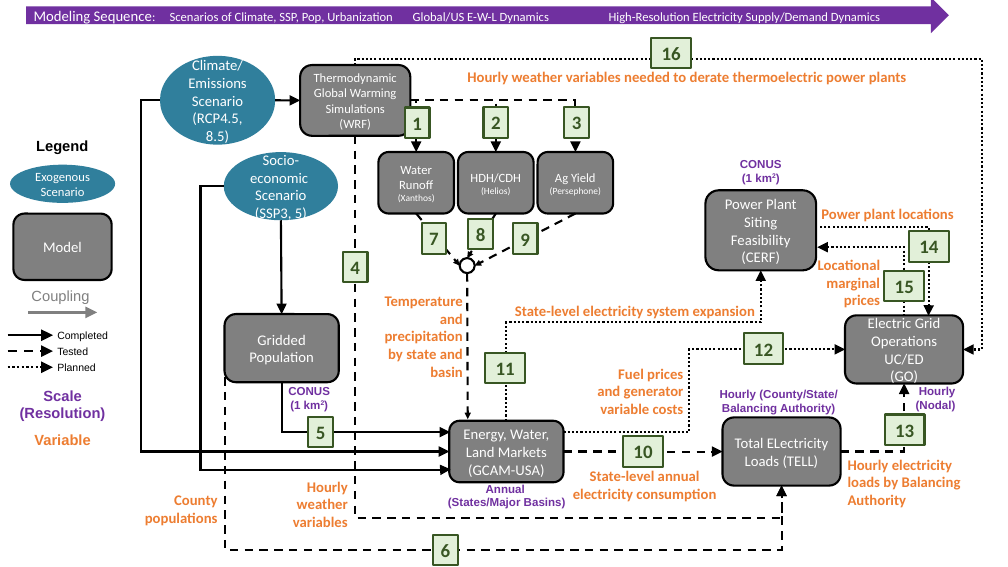
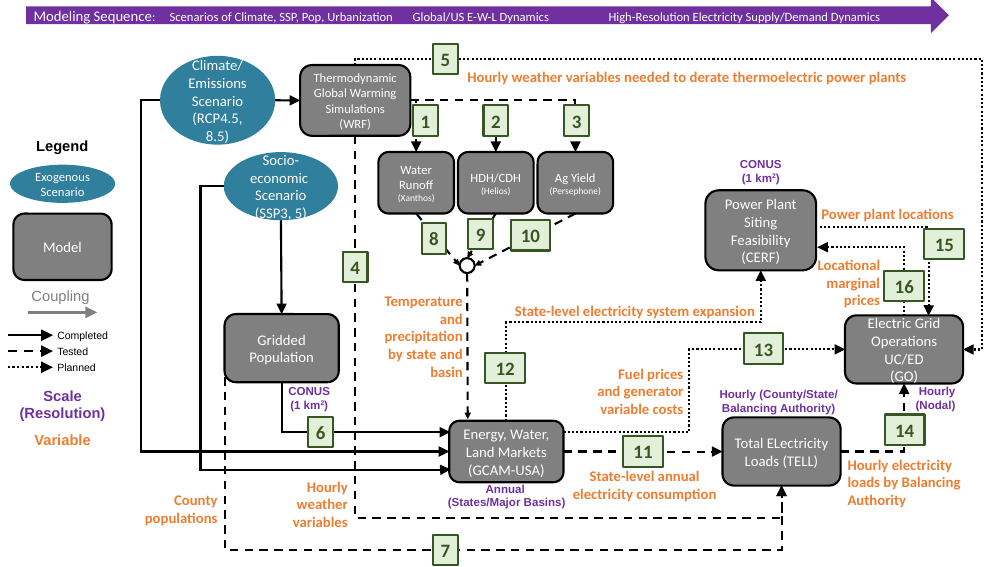
Before and after one commit to IMMM-SFA/exp_group_b, a slide deck: slide 1 of experiment_diagram/experiment-B-N6_interconnect.pptx. Drawn at 1008x567 pixels with LibreOffice and Linux fonts; fonts in the diff are those of the drawing. Boxes give left, top, right and bottom in pixels: in the first picture for what was removed or moved away, otherwise in the second. Text is boxed around its words. In the diff, an @@ line names an element or a change of style, - is before the commit and + after.

```diff
--- a/experiment_diagram/experiment-B-N6_interconnect.pptx
+++ b/experiment_diagram/experiment-B-N6_interconnect.pptx
@@ rectangle added at [433, 44, 458, 74], fill #E2F0D9, outline #385723 2 pt, 18 pt, text #385723, bold @@
+5
@@ rectangle "1": place and size @@
-rectangle "1" at [405, 107, 430, 138]
+rectangle "1" at [413, 105, 438, 135]
@@ rectangle "8": place and size @@
-rectangle "8" at [469, 219, 494, 249]
+rectangle "8" at [422, 223, 447, 253]
@@ rectangle removed at [422, 223, 447, 253] @@
-7
@@ rectangle "9": place and size @@
-rectangle "9" at [513, 224, 538, 254]
+rectangle "9" at [469, 219, 494, 249]
@@ rectangle added at [510, 220, 551, 250], fill #E2F0D9, outline #385723 2 pt, 18 pt, text #385723, bold @@
+10
@@ rectangle removed at [909, 231, 949, 262] @@
-14
@@ rectangle "15": place and size @@
-rectangle "15" at [885, 271, 925, 301]
+rectangle "15" at [925, 228, 965, 259]
@@ rectangle "16": place and size @@
-rectangle "16" at [651, 38, 691, 68]
+rectangle "16" at [885, 271, 925, 301]
@@ text in rectangle at [754, 343, 773, 356]: text changed @@
-12
+13
@@ text in rectangle at [496, 362, 515, 375]: text changed @@
-11
+12
@@ text in rectangle at [316, 426, 326, 439]: text changed @@
-5
+6
@@ text in rectangle at [633, 445, 652, 458]: text changed @@
-10
+11
@@ text in rectangle at [895, 424, 914, 437]: text changed @@
-13
+14
@@ text in rectangle at [441, 544, 451, 557]: text changed @@
-6
+7
```
Also in this commit, not shown: 2 other files.
